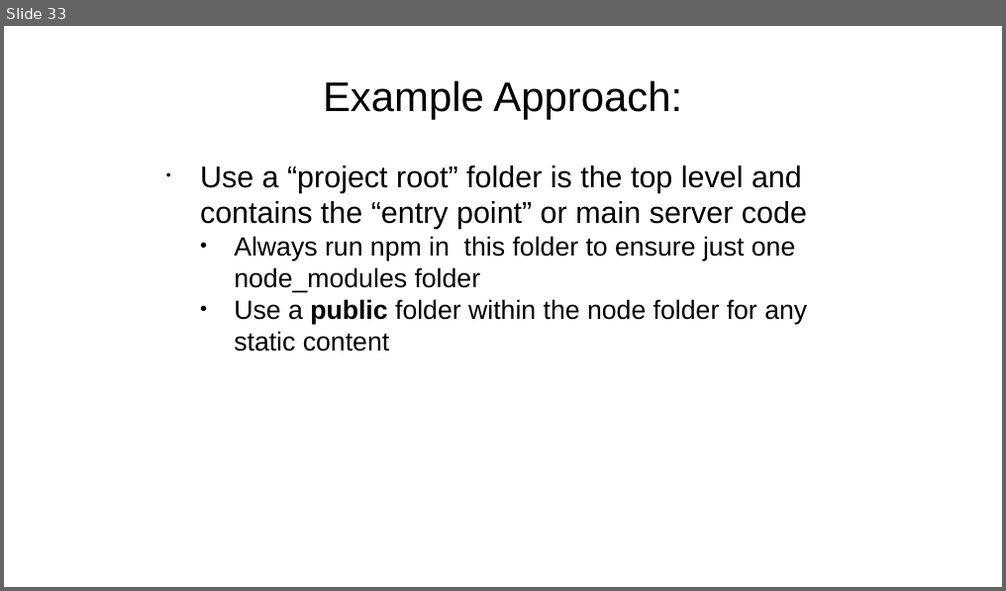
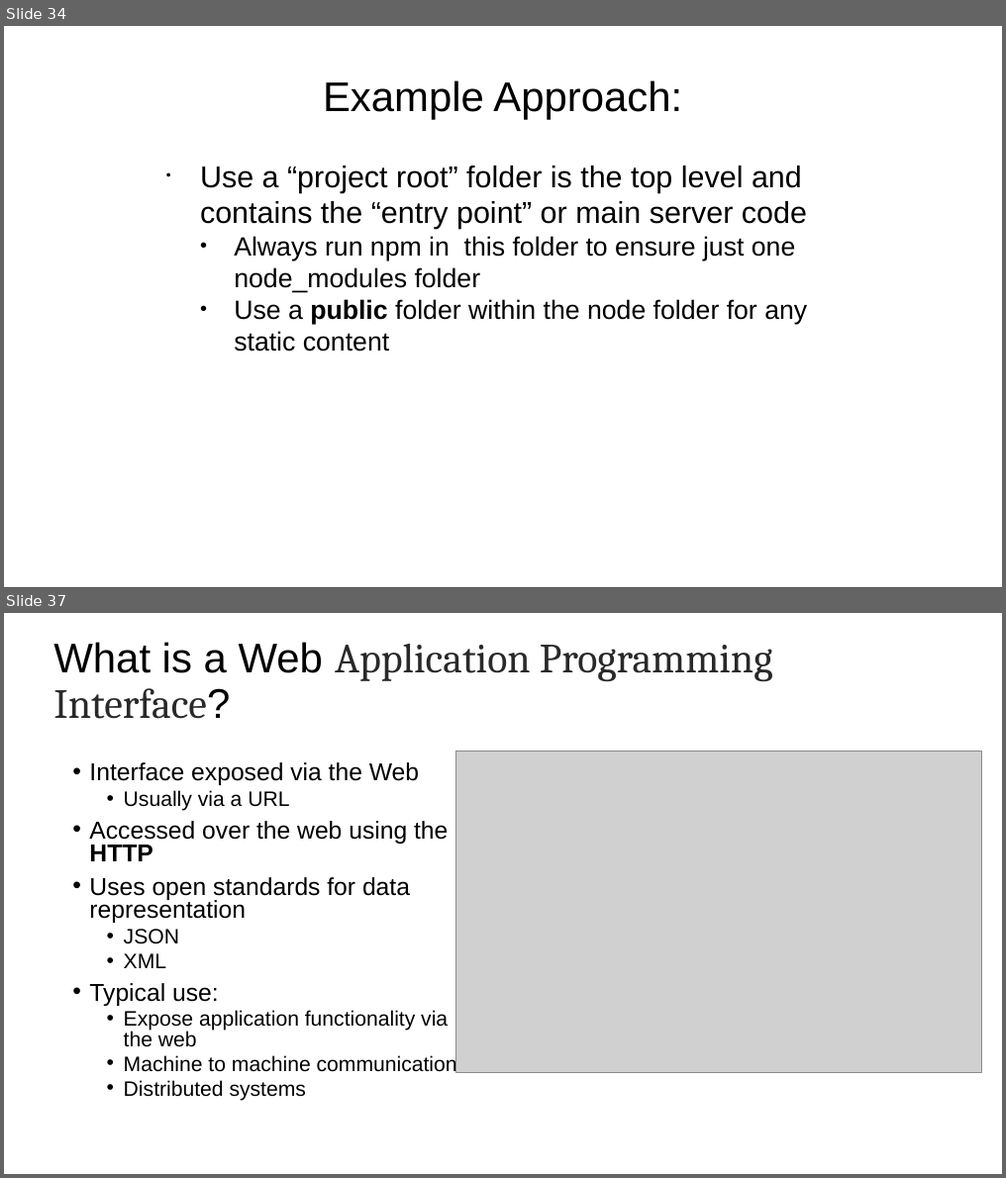
Before and after one commit to diarmuidoconnor/wad2, a slide deck: topic07/talk-1/node-2019.pptx. Shown one above the other, each under a label of ours: slide 33 before the commit, slides 34 and 37 after it; the slides between them are not shown. The pictures are 1006x591 and 1006x1178 pixels, drawn with LibreOffice and Linux fonts; fonts in the diff are those of the drawing; grey boxes stand for pictures. Boxes give left, top, right and bottom in pixels: in the first picture for what was removed or moved away, otherwise in the second. Text is boxed around its words. In the diff, an @@ line names an element or a change of style, - is before the commit and + after.

```diff
--- a/topic07/talk-1/node-2019.pptx
+++ b/topic07/talk-1/node-2019.pptx
@@ slide 37 added at box(4, 613, 1002, 1174), background #FFFFFF @@
@@ title added at box(54, 642, 773, 719), 44 pt, text #292929 @@
+What is a Web Application Programming Interface?
@@ picture added at box(456, 751, 981, 1072) @@
@@ text added at box(89, 762, 457, 1101), 22.2 pt, text #000000 @@
+• Interface exposed via the Web
+  • Usually via a URL
+• Accessed over the web using the HTTP
+• Uses open standards for data representation
+  • JSON
+  • XML
+• Typical use:
+  • Expose application functionality via the web
+  • Machine to machine communication
+  • Distributed systems
@@ what was slide 33 is now slide 34 @@
```
Also in this commit, not shown: 4 slides changed, 20 other slides added, 19 other files.
